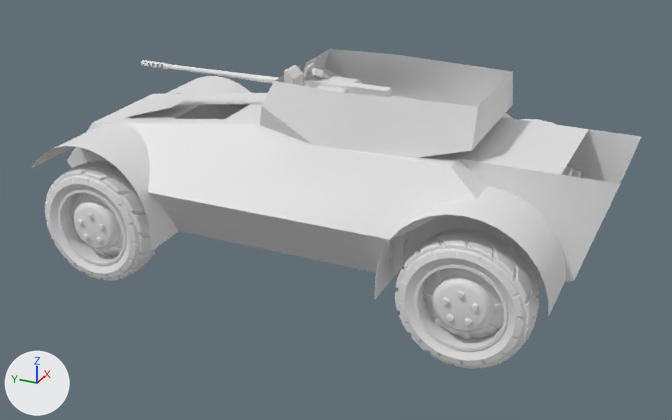
Renders of the Blender file Swedish Armored Reconnaissance/armoured car - Deconstruct.blend from each side of a commit.
One viewpoint serves both versions: a camera (50 mm lens) standing at (-11.57, -5.51, 6.8) and looking at (-0.19, -0.39, 1.11). The axes (+X, +Y, +Z) are drawn at lower left. The lights are the same throughout.

Objects in the first picture: 'Gun 20mm', 'Hull (Unmirrored)', 'Turret Armour', 'Wheel (Front)', 'Wheel (Rear)'.
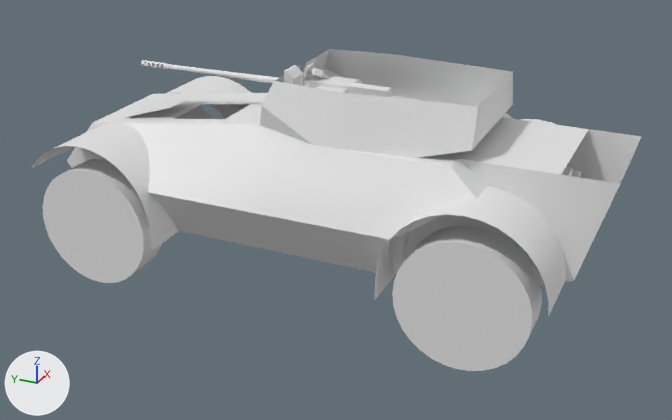
Commit message: added measurements

Boxes (x1, y1, x2, y2) around the edits, measured in the pictures (672 x 420 px):
'Wheels', added
    after: (43, 158, 542, 371)
'Wheel (Rear)', deleted
    before: (395, 228, 539, 369)
'Wheel (Front)', deleted
    before: (45, 104, 225, 281)

The change, as a list of edits to the scene's bpy script:
```text
Add me_cylinder_012:
    me_cylinder_012.from_pydata(...)  # a 32-sided cylinder along z spanning x 0.0..2.0, y 2.11..4.11, z -0.33..0.22; a 32-sided cylinder along z spanning x 0.0..2.0, y -4.11..-2.11, z -0.33..0.22
    me_cylinder_012.polygons.foreach_set('use_smooth', [True] * 68)
Remove ob_wheel__rear:
    ob_wheel__rear = bpy.data.objects.new('Wheel (Rear)', me_cylinder_010)
    ob_wheel__rear.location = (0.0, -2.8, 0.9)
    ob_wheel__rear.scale = (2.0, 2.0, 2.0)
    _m = ob_wheel__rear.modifiers.new('Mirror', 'MIRROR')
Remove ob_wheel__front:
    ob_wheel__front = bpy.data.objects.new('Wheel (Front)', me_cylinder_009)
    ob_wheel__front.location = (0.0, 2.8, 0.9)
    ob_wheel__front.scale = (2.0, 2.0, 2.0)
    _m = ob_wheel__front.modifiers.new('Mirror', 'MIRROR')
Add ob_wheels:
    ob_wheels = bpy.data.objects.new('Wheels', me_cylinder_012)
    ob_wheels.location = (-1.6, 0.0, 0.0)
    ob_wheels.rotation_euler = (0.0, -1.571, 0.0)  # degrees (0, -90, 0)
    ob_wheels.scale = (0.9, 0.9, 0.9)
```
